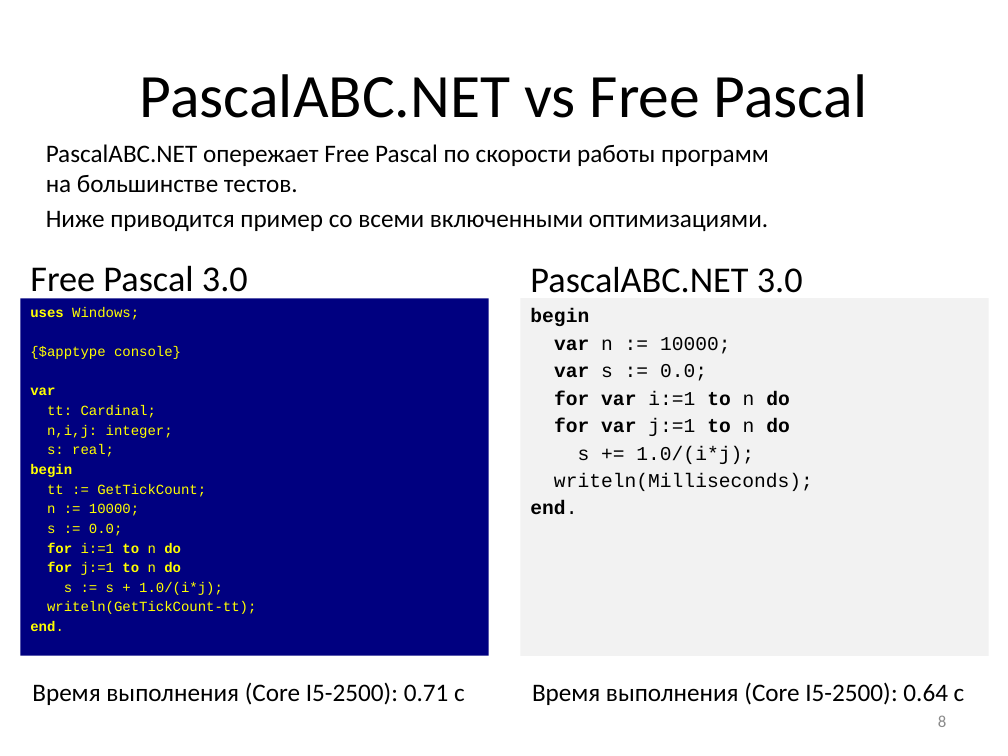
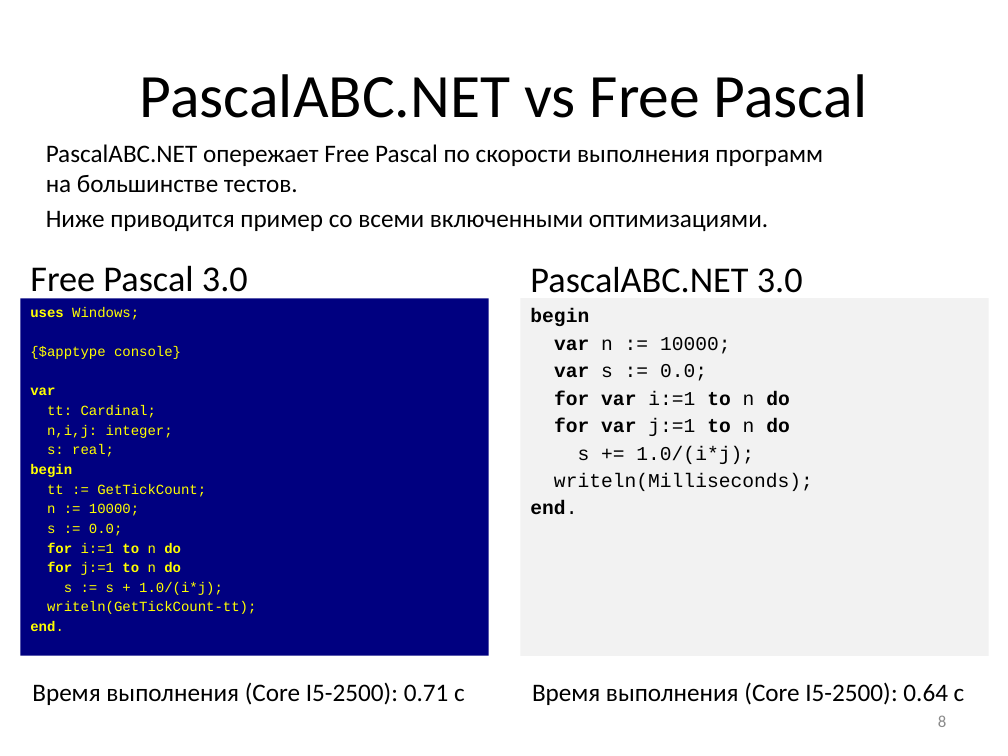
Before and after one commit to pascalabcnet/pascalabcnet, a slide deck: slide 8 of _Presentations/2015 New Features/PascalABC.NET 2015.pptx. Drawn at 1008x756 pixels with LibreOffice and Linux fonts; fonts in the diff are those of the drawing. Boxes give left, top, right and bottom in pixels: in the first picture for what was removed or moved away, otherwise in the second. Text is boxed around its words. In the diff, an @@ line names an element or a change of style, - is before the commit and + after.

```diff
--- a/_Presentations/2015 New Features/PascalABC.NET 2015.pptx
+++ b/_Presentations/2015 New Features/PascalABC.NET 2015.pptx
@@ text at <box>46,144,823,193</box>: text changed @@
-PascalABC.NET опережает Free Pascal по скорости работы программ
-на большинстве тестов.
+PascalABC.NET опережает Free Pascal по скорости выполнения программ
+на большинстве тестов.
```
Also in this commit, not shown: 2 other slides changed, 8 other files.
